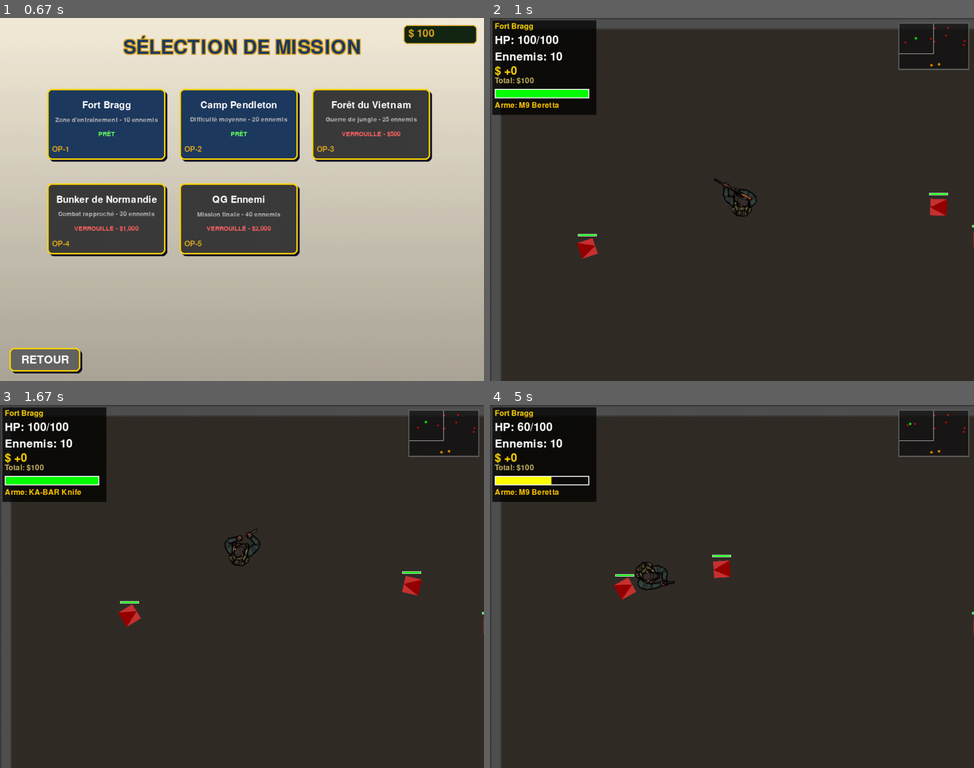
Above: before the commit, frames 1-4 (two rows, left to right).
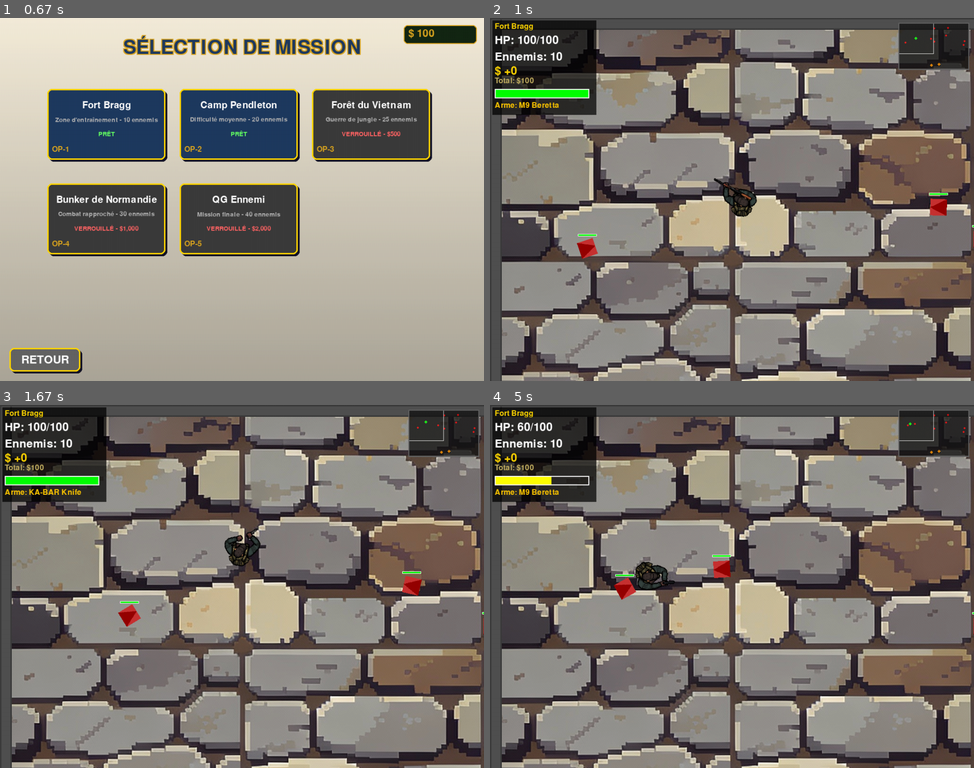
Above: after the commit, the same moments.

Repository: drysf/pygame_project
Game: pygame game, started from main.py
The game is run twice, just before and just after one commit, with the same random seed, the same clock (stepped at 60 frames per second) and the same inputs.
Inputs (mouse positions are in pixels of both pictures, inside the frame that each line leads up to):
- Up to frame 1 (0.67 s): tap Enter at 0.33 s
- Up to frame 2 (1 s): click "Fort Bragg" at 0.72 s
- Up to frame 3 (1.67 s): hold Up 1-1.47 s; move the mouse to (396, 575) at 1.03 s; hold Down from 1.5 s (still down); move the mouse to (314, 459) at 1.53 s; tap 2 at 1.65 s
- Up to frame 4 (5 s): release Down at 1.97 s; click (790, 619) at 2.05 s; hold Left 2.33-2.87 s; click (606, 452) at 2.42 s; hold Left 2.9-3.2 s; click (732, 630) at 2.98 s; tap 2 at 3.05, 4.22 s; hold Left 3.23-3.63 s; click (717, 524) at 3.32 s; hold Up 3.67-4.03 s; click (857, 644) at 3.75 s; hold Right 4.07-4.7 s; click (654, 466) at 4.15 s; hold Down from 4.73 s (still down); click (857, 553) at 4.82 s; tap 1 at 4.88 s

Frame 1 is identical in both runs. In frame 2, 79% of the frame differs, in the area x 2-100%, y 3-100%; in frame 3, 79%; in frame 4, 79%.

Commit message:
Ajout images sol

Diff:
--- a/game.py
+++ b/game.py
@@ -343,18 +343,33 @@
 
     def _draw_exterior_ground(self):
         """Dessine le sol des zones extérieures"""
-        if hasattr(self.current_map, 'ground_color'):
-            ground_rect = pygame.Rect(0, 0, self.current_map.map_width, self.current_map.map_height)
-            screen_rect = self.camera.apply_rect(ground_rect)
+        ground_rect = pygame.Rect(0, 0, self.current_map.map_width, self.current_map.map_height)
+        screen_rect = self.camera.apply_rect(ground_rect)
+
+        # Utiliser l'image si disponible, sinon la couleur
+        if hasattr(self.current_map, 'ground_image') and self.current_map.ground_image:
+            # Répéter l'image en tuiles pour couvrir toute la carte
+            tile_width = self.current_map.ground_image.get_width()
+            tile_height = self.current_map.ground_image.get_height()
+
+            for x in range(0, self.current_map.map_width, tile_width):
+                for y in range(0, self.current_map.map_height, tile_height):
+                    tile_rect = pygame.Rect(x, y, tile_width, tile_height)
+                    screen_tile_rect = self.camera.apply_rect(tile_rect)
+                    # Optimisation : ne dessiner que si visible à l'écran
+                    if screen_tile_rect.colliderect(pygame.Rect(0, 0, self.screen_width, self.screen_height)):
+                        self.screen.blit(self.current_map.ground_image, screen_tile_rect)
+        elif hasattr(self.current_map, 'ground_color'):
+            # Fallback sur la couleur si pas d'image
             pygame.draw.rect(self.screen, self.current_map.ground_color, screen_rect)
 
+        # Zones extérieures spécifiques (ForestMap et HeadquartersMap)
         if hasattr(self.current_map, 'exterior_zones'):
             for zone_rect, color in self.current_map.exterior_zones:
                 screen_rect = self.camera.apply_rect(zone_rect)
                 if screen_rect.right > 0 and screen_rect.left < self.screen_width and \
                    screen_rect.bottom > 0 and screen_rect.top < self.screen_height:
                     pygame.draw.rect(self.screen, color, screen_rect)
-
     def _draw_hud(self):
         """Dessine l'interface utilisateur"""
         hud_bg = pygame.Surface((220, 200))
--- a/level_manager.py
+++ b/level_manager.py
@@ -3,6 +3,7 @@
 """
 import pygame
 import random
+import os
 from room import Wall, Tree, Bush, GrassPatch, Rock, Flower, WaterPuddle
 
 
@@ -43,6 +44,7 @@
         self.walls = pygame.sprite.Group()
         self.decorations = pygame.sprite.Group()
         self.ground_color = (40, 40, 45)
+        self.ground_image = None # Image de sol
         self.exterior_zones = []  # Liste de (rect, color) pour zones extérieures
 
         self._create_boundary_walls()
@@ -68,6 +70,17 @@
         """Retourne les zones où les ennemis peuvent spawn"""
         return [(100, 100, self.map_width - 200, self.map_height - 200)]
 
+    def _load_ground_image(self, level_number):
+        """Charge l'image du sol pour un niveau spécifique"""
+        try:
+            asset_path = os.path.join("assets", "Environnement", "Sol", f"sol{level_number}.png")
+            if os.path.exists(asset_path):
+                self.ground_image = pygame.image.load(asset_path).convert()
+                print(f"✓ Sol niveau {level_number} chargé: {asset_path}")
+            else:
+                print(f"✗ Image de sol non trouvée: {asset_path}")
+        except Exception as e:
+            print(f"✗ Erreur chargement sol {level_number}: {e}")
 
 class WarehouseMap(BaseMap):
     """Carte: Entrepôt - Zone d'entraînement"""
@@ -77,6 +90,7 @@
         self.map_width = int(screen_width * 2)
         self.map_height = int(screen_height * 1.5)
         self.ground_color = (50, 45, 40)
+        self._load_ground_image(1) # Charger le sol du niveau 1
 
         # Recréer les murs de bordure avec la bonne taille
         self.walls.empty()
@@ -115,6 +129,7 @@
         self.map_width = int(screen_width * 3)
         self.map_height = int(screen_height * 2)
         self.ground_color = (45, 50, 45)
+        self._load_ground_image(2)  # Charge sol niveau 2
 
         self.walls.empty()
         self._create_boundary_walls()
@@ -168,6 +183,7 @@
         self.map_width = int(screen_width * 3)
         self.map_height = int(screen_height * 3)
         self.ground_color = (34, 85, 34)
+        self._load_ground_image(3)  # Charge sol niveau 3
 
         self.walls.empty()
         self._create_boundary_walls()
@@ -236,6 +252,7 @@
         self.map_width = int(screen_width * 2.5)
         self.map_height = int(screen_height * 2)
         self.ground_color = (35, 35, 40)
+        self._load_ground_image(4)  # Charge sol niveau 4
 
         self.walls.empty()
         self._create_boundary_walls()
@@ -295,6 +312,7 @@
         self.map_width = int(screen_width * 4)
         self.map_height = int(screen_height * 3)
         self.ground_color = (40, 35, 35)
+        self._load_ground_image(5)  # Charge sol niveau 5
 
         self.walls.empty()
         self._create_boundary_walls()
Binary file added: assets/Environnement/Sol/sol1.png
Binary file added: assets/Environnement/Sol/sol2.png
Binary file added: assets/Environnement/Sol/sol3.png
Binary file added: assets/Environnement/Sol/sol4.png
Not shown, changed: assets/.DS_Store
Not shown, added: assets/Environnement/.DS_Store
